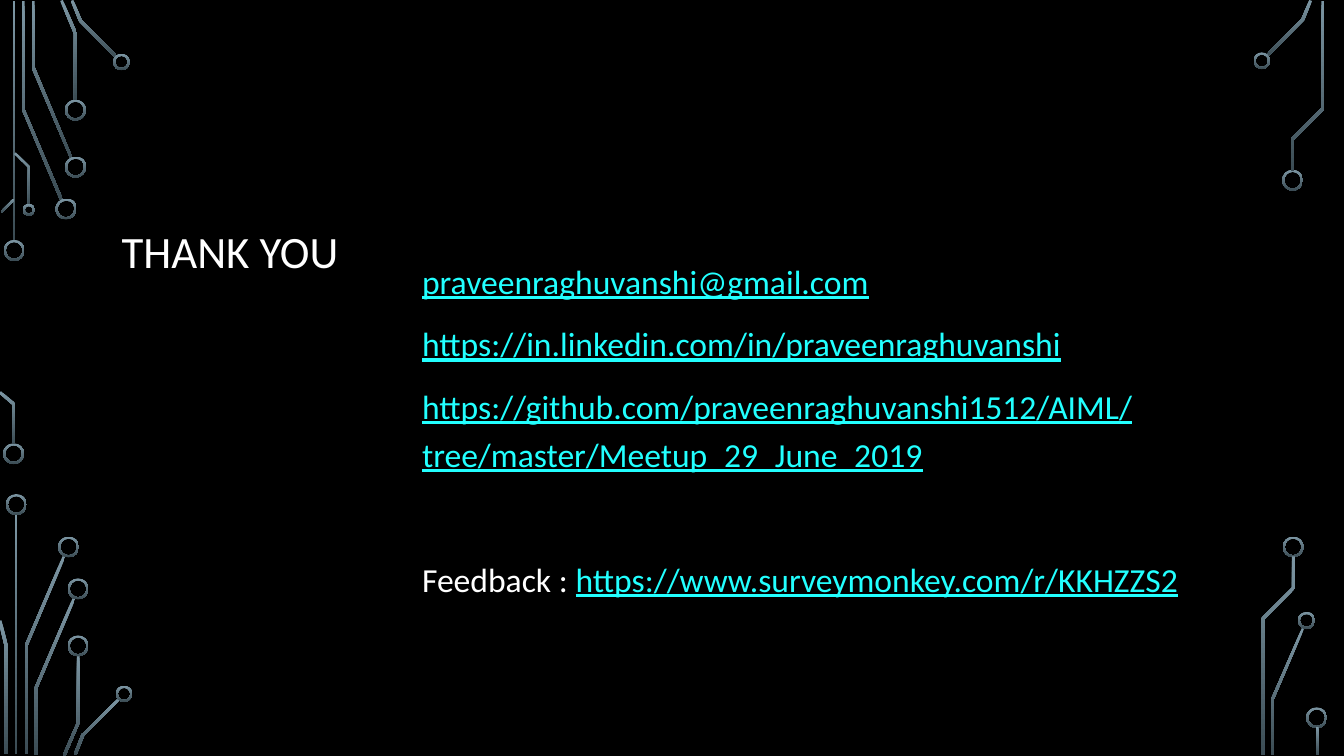
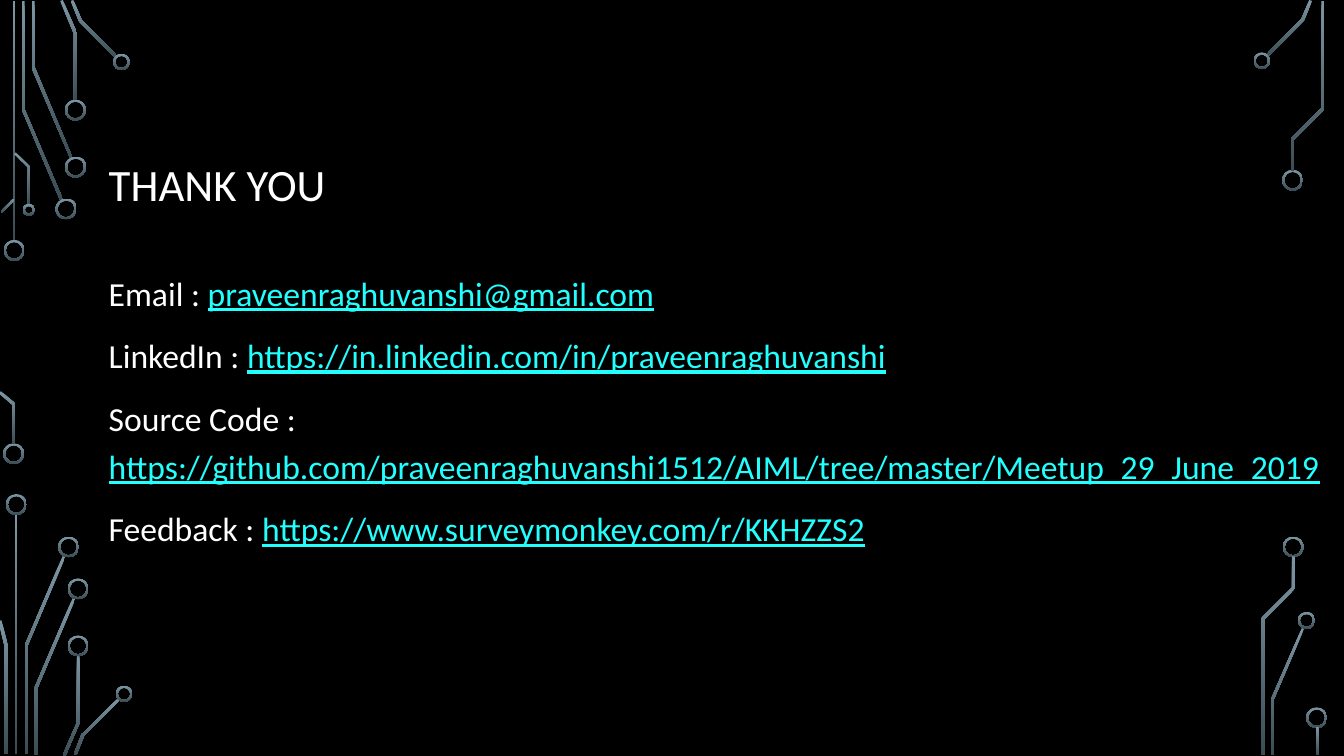
Before and after one commit to praveenraghuvanshi1512/AIML, a slide deck: slide 23 of Meetup_29_June_2019/Praveen_ML_Net_Shared.pptx. Drawn at 1344x756 pixels with LibreOffice and Linux fonts; fonts in the diff are those of the drawing; background and template pictures are left out. Boxes give left, top, right and bottom in pixels: in the first picture for what was removed or moved away, otherwise in the second. Text is boxed around its words. In the diff, an @@ line names an element or a change of style, - is before the commit and + after.

Commit message:
Updated contact information

```diff
--- a/Meetup_29_June_2019/Praveen_ML_Net_Shared.pptx
+++ b/Meetup_29_June_2019/Praveen_ML_Net_Shared.pptx
@@ title "THANK YOU": place and size @@
-title "THANK YOU" at bbox=[122, 239, 339, 269]
+title "THANK YOU" at bbox=[109, 172, 326, 202]
@@ text "Email : praveenraghuvanshi@gmail.com": place and size @@
-text "Email : praveenraghuvanshi@gmail.com" at bbox=[422, 270, 1178, 598]
+text "Email : praveenraghuvanshi@gmail.com" at bbox=[109, 282, 1319, 547]
@@ text at bbox=[109, 282, 1319, 485]: text changed @@
-praveenraghuvanshi@gmail.com
-https://in.linkedin.com/in/praveenraghuvanshi
-https://github.com/praveenraghuvanshi1512/AIML/tree/master/Meetup_29_June_2019
+Email : praveenraghuvanshi@gmail.com
+LinkedIn : https://in.linkedin.com/in/praveenraghuvanshi
+Source Code : https://github.com/praveenraghuvanshi1512/AIML/tree/master/Meetup_29_June_2019
```
